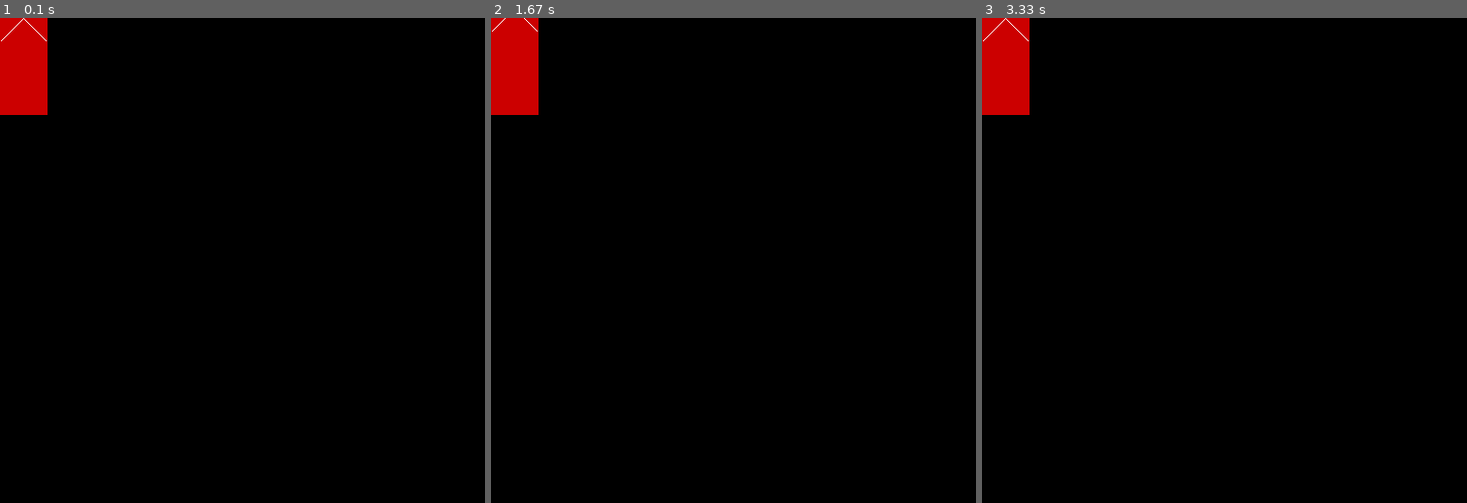
Above: before the commit, frames 1-3 (left to right).
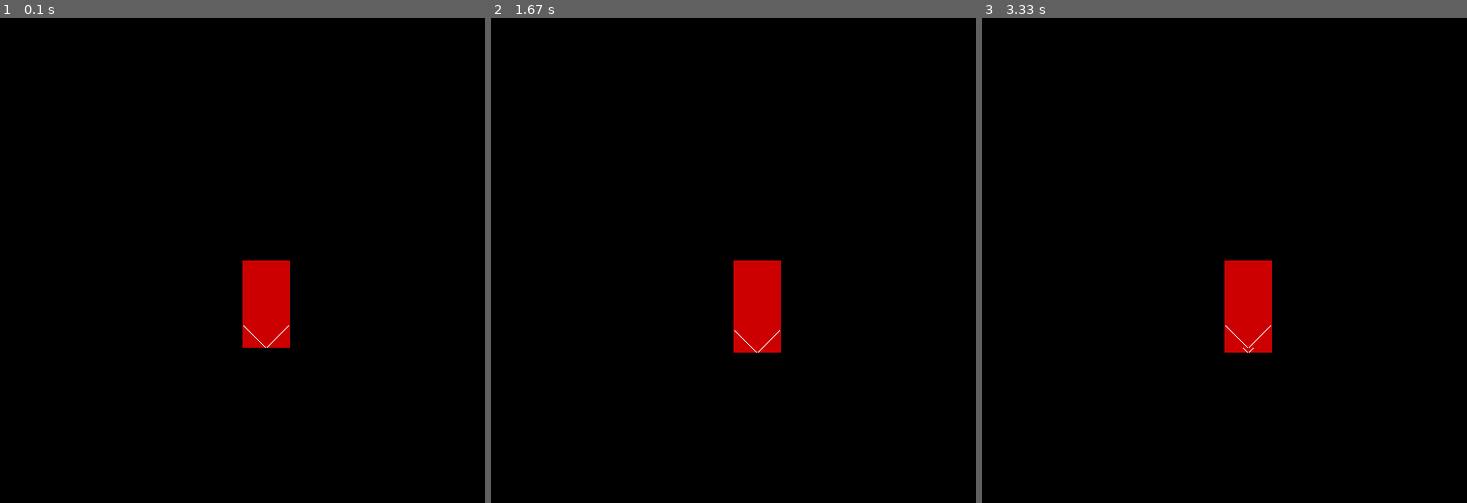
Above: after the commit, the same moments.

Repository: jancoufal/pyshards
Game: pygame game, started from pygame/moveable-rect.py
The game is run twice, just before and just after one commit, with the same random seed, the same clock (stepped at 60 frames per second) and the same inputs.
Inputs:
- Up to frame 1 (0.1 s): no input
- Up to frame 2 (1.67 s): hold Up 0.83-1.3 s
- Up to frame 3 (3.33 s): hold Down 2.6-3.2 s

The runs differ from the first frame. In frame 1, 3.7% of the frame differs, in the area x 0-60%, y 0-68%; in frame 2, 3.8%, in the area x 0-60%, y 0-69%; in frame 3, 3.8%.

Commit message:
moveable rectangle, v2

Diff:
--- a/pygame/moveable-rect.py
+++ b/pygame/moveable-rect.py
@@ -4,40 +4,89 @@
 def main():
 	pygame.init()
 	pygame.display.set_caption("minimal program")
-	screen = pygame.display.set_mode((500, 500))
 
-	car_width = 49
-	s = pygame.Surface((car_width, 100))
-	s.fill(pygame.Color("#cc000000"))
-	for y, x in enumerate(range(0, car_width // 2)):
-		s.set_at((car_width // 2 + x, y), pygame.Color("#ffffff"))
-		s.set_at((car_width // 2 - x, y), pygame.Color("#ffffff"))
+	screen_rect = pygame.Rect(0, 0, 500, 500)
+	screen = pygame.display.set_mode(screen_rect.size)
 
-	car_pos = (0, 0)
+	car_size = Vector2d(49, 90)
+	car_surf = pygame.Surface(car_size.xy)
+	car_surf.fill(pygame.Color("#cc000000"))
+	for y, x in enumerate(range(0, car_size.x // 2)):
+		car_surf.set_at((car_size.x // 2 + x, car_size.y - y), pygame.Color("#ffffff"))
+		car_surf.set_at((car_size.x // 2 - x, car_size.y - y), pygame.Color("#ffffff"))
 
-	car_speed = 10
+	car_loc = OrientedPoint2D(
+		position=Vector2d(*screen_rect.center),
+		direction=Vector2d(0, 5),
+	)
+
 	key_down_event = {
-		pygame.K_UP: lambda pos: (pos[0], pos[1] - car_speed),
-		pygame.K_DOWN: lambda pos: (pos[0], pos[1] + car_speed),
-		pygame.K_LEFT: lambda pos: (pos[0] - car_speed, pos[1]),
-		pygame.K_RIGHT: lambda pos: (pos[0] + car_speed, pos[1]),
+		pygame.K_UP: OrientedPoint2D.forward,
+		pygame.K_DOWN: OrientedPoint2D.backward,
+		# pygame.K_LEFT: lambda pos: (pos[0] - car_speed, pos[1]),
+		# pygame.K_RIGHT: lambda pos: (pos[0] + car_speed, pos[1]),
 	}
+
+	print(key_down_event)
 
 	while True:
 		for event in pygame.event.get():
 
-			screen.blit(s, car_pos)
+			screen.blit(car_surf, car_loc.position.xy)
 
 			pygame.display.update()
 
 			print(event)
 
 			if event.type == pygame.KEYDOWN and event.key in key_down_event.keys():
-				car_pos = key_down_event[event.key](car_pos)
+				key_down_event[event.key](car_loc)
 
 			if event.type == pygame.QUIT or (event.type == pygame.KEYDOWN and event.unicode == 'q'):
 				return
 
 
+class Vector2d(object):
+	def __init__(self, x, y):
+		self._x, self._y = x, y
+
+	@property
+	def x(self):
+		return self._x
+
+	@property
+	def y(self):
+		return self._y
+
+	@property
+	def xy(self):
+		return self.x, self.y
+
+	def __add__(self, other):
+		return Vector2d(self.x + other.x, self.y + other.y)
+
+	def __sub__(self, other):
+		return Vector2d(self.x - other.x, self.y - other.y)
+
+
+class OrientedPoint2D(object):
+	def __init__(self, position=Vector2d(0, 0), direction=Vector2d(1, 0)):
+		self._pos = position
+		self._dir = direction
+
+	@property
+	def position(self):
+		return self._pos
+
+	@property
+	def direction(self):
+		return self._dir
+
+	def forward(self):
+		self._pos += self._dir
+
+	def backward(self):
+		self._pos -= self._dir
+
+
 if __name__ == "__main__":
 	main()
